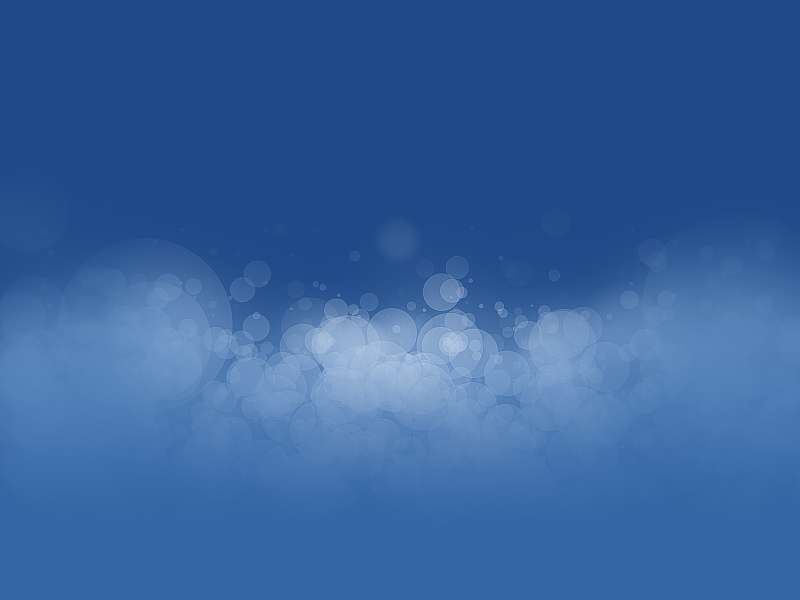
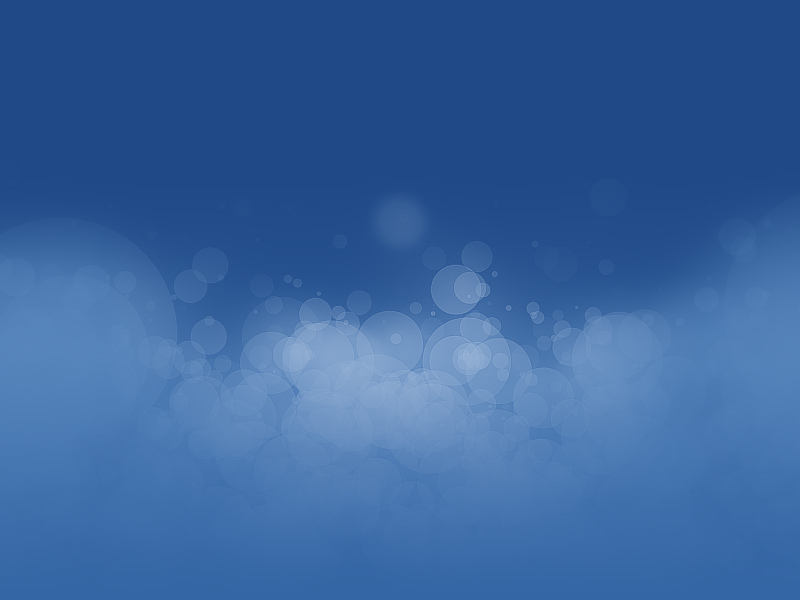
Layers edited between the first and the second 800x600 image:
removed layer "Mate copy#1" over 0, 254, 800, 583
added layer "Mate#1" above "Mate" over 0, 179, 800, 583
painted on "Mate" over 0, 178, 800, 501
removed layer "1360x768.svg (Sharpen 45x1)" over 103, 178, 698, 524
removed layer "1360x768.svg copy#3" over 0, 178, 800, 525
removed layer "1360x768.svg (Blur) copy" over 0, 178, 800, 583
removed layer "1360x768.svg (Blur)" over 0, 178, 800, 583
added layer "1360x768.svg copy#2" above "1360x768.svg copy" over 98, 178, 702, 583
added layer "1360x768.svg copy" above "1360x768.svg copy#1" over 0, 178, 800, 583
added layer "1360x768.svg copy#1" above "1360x768.svg" over 0, 178, 800, 583
added layer "1360x768.svg" above "Background" over 0, 178, 800, 583
